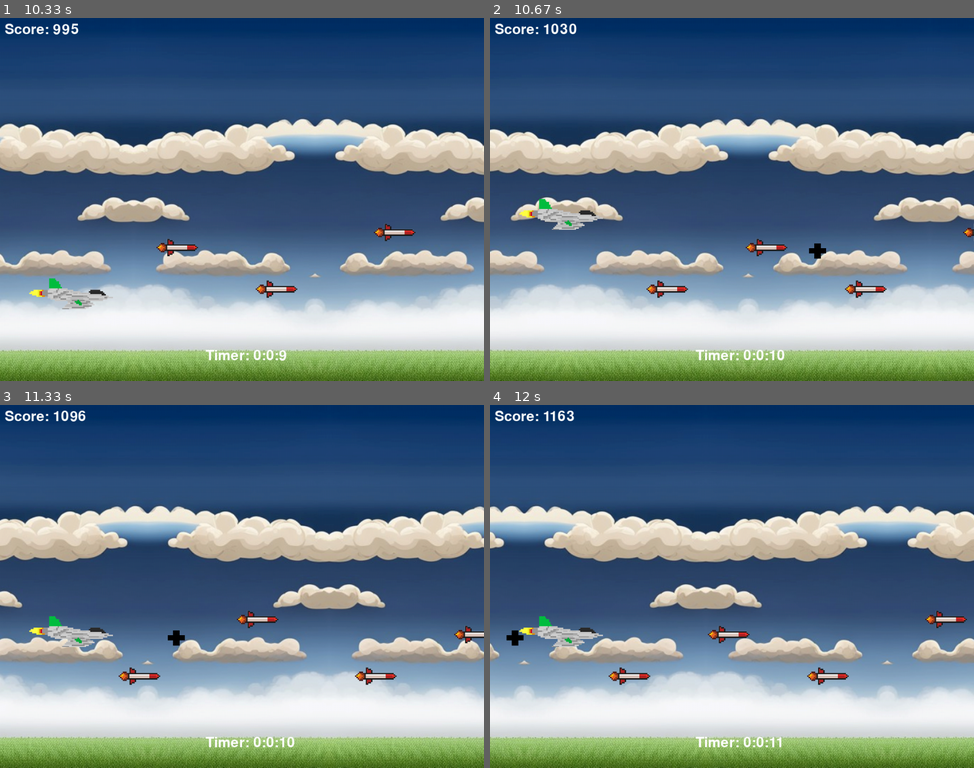
Above: before the commit, frames 1-4 (two rows, left to right).
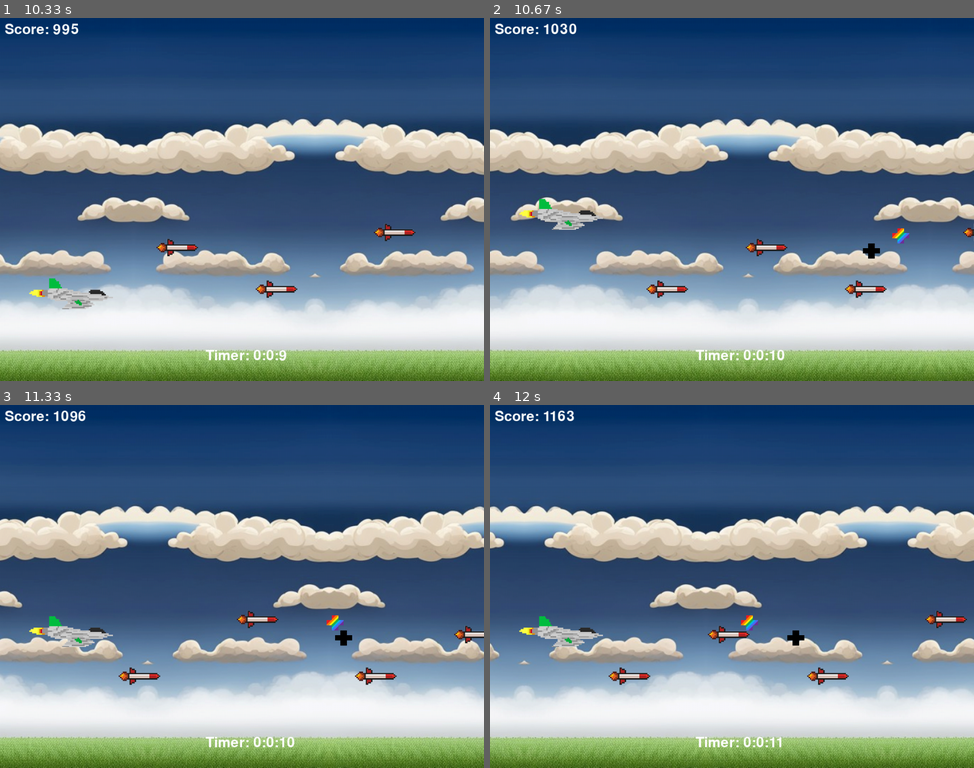
Above: after the commit, the same moments.

Repository: NezirNezirevic1054620/pygame_app
Game: pygame game, started from game.py
The game is run twice, just before and just after one commit, with the same random seed, the same clock (stepped at 60 frames per second) and the same inputs.
Inputs:
- Up to frame 1 (10.33 s): tap P at 0.33 s; tap Space at 0.67, 1.07, 1.37, 1.57, 1.97, 2.37, 2.7, 3.03, 3.43, 3.83, 4.17, 4.5, 4.9, 5.3, 5.63, 5.97, 6.37, 6.77, 7.1, 7.43, 7.83, 8.23, 8.57, 8.9, 9.3, 9.7, 10.03 s; hold Down 1-1.47 s; hold Up 1.5-1.87 s; hold Down 1.9-2.27 s; hold Up 2.3-2.6 s; hold Down 2.63-2.93 s; hold Up 2.97-3.33 s; hold Down 3.37-3.73 s; hold Up 3.77-4.07 s; hold Down 4.1-4.4 s; hold Up 4.43-4.8 s; hold Down 4.83-5.2 s; hold Up 5.23-5.53 s; hold Down 5.57-5.87 s; hold Up 5.9-6.27 s; hold Down 6.3-6.67 s; hold Up 6.7-7 s; hold Down 7.03-7.33 s; hold Up 7.37-7.73 s; hold Down 7.77-8.13 s; hold Up 8.17-8.47 s; hold Down 8.5-8.8 s; hold Up 8.83-9.2 s; hold Down 9.23-9.6 s; hold Up 9.63-9.93 s; hold Down 9.97-10.27 s; hold Up from 10.3 s (still down)
- Up to frame 2 (10.67 s): keep holding Up; tap Space at 10.37 s
- Up to frame 3 (11.33 s): release Up at 10.67 s; hold Down 10.7-11.07 s; tap Space at 10.77, 11.17 s; hold Up from 11.1 s (still down)
- Up to frame 4 (12 s): release Up at 11.4 s; hold Down 11.43-11.73 s; tap Space at 11.5, 11.83 s; hold Up from 11.77 s (still down)

Frame 1 is identical in both runs. In frame 2, 0.3% of the frame differs, in the area x 65-87%, y 57-67%; in frame 3, 0.3%; in frame 4, 0.3%, in the area x 3-65%, y 57-67%.

Commit message:
endgame power up now moving

Diff:
--- a/data/score.json
+++ b/data/score.json
@@ -1 +1 @@
-1166
+2163
--- a/screens/start_game_screen.py
+++ b/screens/start_game_screen.py
@@ -18,7 +18,7 @@
 endgame = pygame.image.load("images/power-up-end.png")
 ENEMY_WIDTH, ENEMY_HEIGHT = 150, 80
 POWERUP_WIDHT, POWERUP_HEIGHT = 40, 40
-ENDGAME_WIDHT, ENDGAME_HEIGHT = 40,40
+ENDGAME_WIDHT, ENDGAME_HEIGHT = 40, 40
 meteoriet = pygame.image.load('images/meteoriet.png')
 score_json = "data/score.json"
 
@@ -55,10 +55,13 @@
 #endgame drawen
 def draw_endgame(canvas, endgame_x, endgame_y):
     canvas.blit(endgame, (endgame_x, endgame_y))
+
 # end game spawnen
 def generate_endgame_position(SCREEN_WIDHT, SCREEN_HEIGHT):
-    endgame_x = SCREEN_WIDHT
-    endgame_y = random.randomint(0, SCREEN_HEIGHT - ENDGAME_HEIGHT)
+    endgame_x = SCREEN_WIDHT -100
+    endgame_y = random.randint(0, SCREEN_HEIGHT - ENDGAME_HEIGHT)
+
+    return endgame_x, endgame_y
 
 # start game scherm
 def start_game_screen(canvas, font, SCREEN_WIDTH, GAME_SPEED, SCREEN_HEIGHT, text_color):
@@ -75,6 +78,9 @@
 
     powerups = []
     powerup_spawn_timer = 0
+
+    gameender = []
+    endgame_spawn_timer = 0
 
     # Game loop
     clock = pygame.time.Clock()
@@ -109,9 +115,12 @@
         score_counter = font.render(
             f'Score: {score // 60}', True, (255, 255, 255))
 
-        # Generate enemies en powerups
+        # Generate enemies en powerups and the final game ender
+
         powerup_spawn_timer += 1
         enemy_spawn_timer += 1
+        endgame_spawn_timer += 1
+
         if enemy_spawn_timer >= 5 * GAME_SPEED:
             enemy_spawn_timer = 0
             enemy_x, enemy_y = generate_enemy_position(
@@ -121,6 +130,13 @@
 
         updated_enemies = []
         updated_powerups = []
+        updated_gameender = []
+
+        if endgame_spawn_timer >= 10 * GAME_SPEED:
+            endgame_spawn_timer = 0
+            endgame_x, endgame_y = generate_endgame_position(SCREEN_WIDTH, SCREEN_HEIGHT)
+            gameender.append([endgame_x, endgame_y])
+
         if powerup_spawn_timer >= 10 * GAME_SPEED:
             powerup_spawn_timer = 0
             powerup_x, powerup_y = generate_powerup_position(
@@ -128,11 +144,18 @@
             powerups.append([powerup_x, powerup_y])
 
         for powerup_x, powerup_y in powerups:
-            powerup_x -= 8
+            powerup_x -= 2
 
             if powerup_x + POWERUP_WIDHT > 0:
                 draw_powerup(canvas, powerup_x, powerup_y)
                 updated_powerups.append([powerup_x, powerup_y])
+
+        for endgame_x, endgame_y in gameender:
+            endgame_x -= 4
+
+            if endgame_x + ENDGAME_WIDHT > 0:
+                draw_endgame(canvas, endgame_x, endgame_y)
+                updated_gameender.append([endgame_x, endgame_y])
 
         for enemy_x, enemy_y in enemies:
             enemy_x -= 8  # beweegt naar links
@@ -160,6 +183,7 @@
                 player.remove(all_sprites)
         enemies = updated_enemies
         powerups = updated_powerups
+        gameender = updated_gameender
 
         for bullet in bullets:
             # Check for collision
